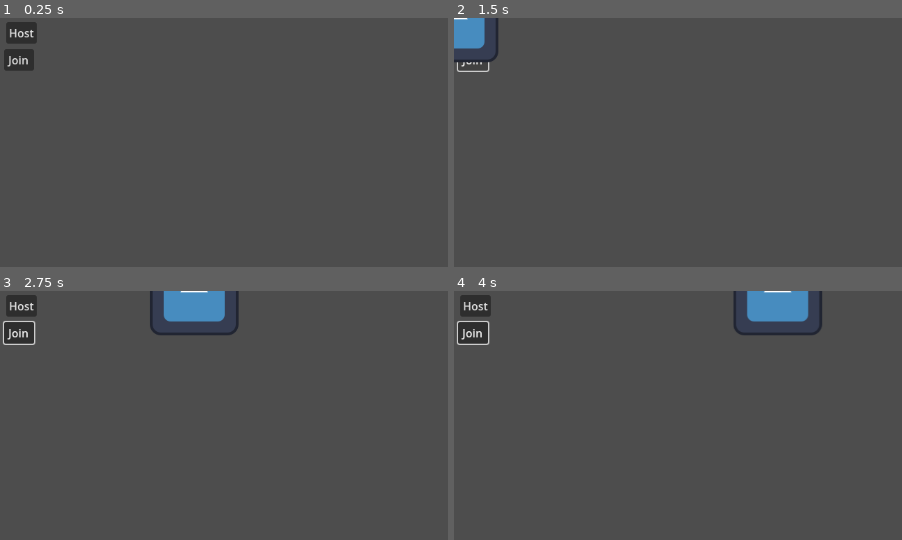
Above: before the commit, frames 1-4 (two rows, left to right).
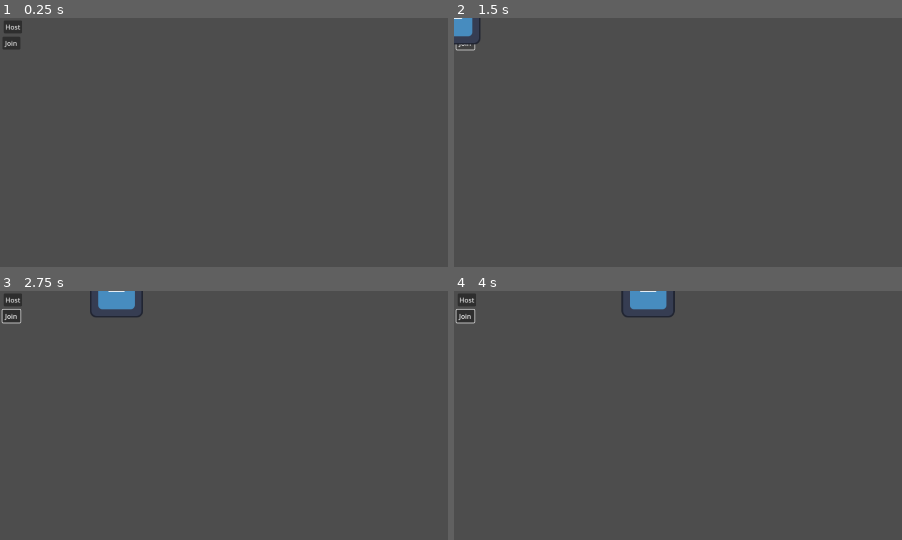
Above: after the commit, the same moments.

Repository: RNGSSB/bubble-tinder
Game: Godot game, scene res://multiplayer_test.tscn
Same seed, same stepped clock (60 frames per second), same inputs: the game is played once before the commit and once after it. The engine's default icon, where the game draws it, is replaced by a stand-in: a white triangle on a blue panel in a dark square.
Inputs (mouse positions are in pixels of both pictures, inside the frame that each line leads up to):
- Up to frame 1 (0.25 s): no input
- Up to frame 2 (1.5 s): click "Host" at 0.5 s; click "Join" at 1.25 s
- Up to frame 3 (2.75 s): move the mouse to (outside the picture) at 2.02 s; hold Right (ui_right) from 2.03 s (still down); hold F from 2.03 s (still down); click (outside the picture) at 2.17 s
- Up to frame 4 (4 s): release Right (ui_right) at 2.75 s; release F at 2.75 s; drag from (695, 537) to (outside the picture) at 2.77 s; move the mouse to (outside the picture) at 3.52 s; hold Right (ui_right) from 3.53 s (still down); hold F from 3.53 s (still down); click (outside the picture) at 3.67 s

The runs differ from the first frame. In frame 1, 1.0% of the frame differs, in the area x 0-9%, y 1-21%; in frame 2, 0.9%; in frame 3, 4.1%; in frame 4, 4.1%, in the area x 0-83%, y 0-22%.

Commit message:
UI starts, buttons and fonts

Diff:
--- /dev/null
+++ b/bubble-tinder/base_ui.tscn
@@ -0,0 +1,251 @@
+[gd_scene load_steps=9 format=3 uid="uid://ba1qnw1tfjmag"]
+
+[ext_resource type="Texture2D" uid="uid://3me3yn4dqued" path="res://ui/mockups/setup.png" id="1_c5ms0"]
+[ext_resource type="Texture2D" uid="uid://u7xychm3oum3" path="res://ui/mockups/match_image.png" id="2_7rlck"]
+[ext_resource type="Theme" uid="uid://c0xwktvuwulf1" path="res://name_panel_theme_UI.tres" id="3_flqtg"]
+[ext_resource type="Theme" uid="uid://ilmfrrwb4kap" path="res://theme_UI.tres" id="4_bm71p"]
+[ext_resource type="Texture2D" uid="uid://b30imwkp8if5x" path="res://ui/imgs/ok_button.png" id="5_ph6eg"]
+[ext_resource type="Script" path="res://ok_button_anim.gd" id="6_1dlkx"]
+[ext_resource type="Texture2D" uid="uid://ddnod1km4ksyk" path="res://ui/imgs/ok_button_pressed.png" id="6_iw2c1"]
+[ext_resource type="Texture2D" uid="uid://cy2gydmd4mo8o" path="res://ui/imgs/ok_button_hover.png" id="7_cfysx"]
+
+[node name="Control" type="Control"]
+layout_mode = 3
+anchors_preset = 15
+anchor_right = 1.0
+anchor_bottom = 1.0
+grow_horizontal = 2
+grow_vertical = 2
+
+[node name="TextureRect" type="TextureRect" parent="."]
+modulate = Color(1, 1, 1, 0.156863)
+layout_mode = 0
+offset_right = 1920.0
+offset_bottom = 1080.0
+texture = ExtResource("1_c5ms0")
+
+[node name="Match Container" type="PanelContainer" parent="."]
+visible = false
+layout_mode = 1
+anchors_preset = 8
+anchor_left = 0.5
+anchor_top = 0.5
+anchor_right = 0.5
+anchor_bottom = 0.5
+offset_left = -391.911
+offset_top = -540.0
+offset_right = 391.911
+offset_bottom = 540.0
+grow_horizontal = 2
+grow_vertical = 2
+
+[node name="Match Picture Container" type="CenterContainer" parent="Match Container"]
+layout_mode = 2
+
+[node name="TextureRect" type="TextureRect" parent="Match Container/Match Picture Container"]
+layout_mode = 2
+texture = ExtResource("2_7rlck")
+expand_mode = 3
+stretch_mode = 3
+
+[node name="Center Column" type="Control" parent="."]
+layout_mode = 1
+anchors_preset = 8
+anchor_left = 0.5
+anchor_top = 0.5
+anchor_right = 0.5
+anchor_bottom = 0.5
+offset_left = -319.0
+offset_top = -540.0
+offset_right = 319.0
+offset_bottom = 540.0
+grow_horizontal = 2
+grow_vertical = 2
+
+[node name="Panel2" type="Panel" parent="Center Column"]
+layout_mode = 1
+anchors_preset = 15
+anchor_right = 1.0
+anchor_bottom = 1.0
+grow_horizontal = 2
+grow_vertical = 2
+
+[node name="Match Picture Contain" type="Control" parent="Center Column"]
+layout_mode = 1
+anchors_preset = 8
+anchor_left = 0.5
+anchor_top = 0.5
+anchor_right = 0.5
+anchor_bottom = 0.5
+offset_left = -270.0
+offset_top = -445.0
+offset_right = 270.0
+offset_bottom = 247.0
+grow_horizontal = 2
+grow_vertical = 2
+
+[node name="Panel" type="Panel" parent="Center Column/Match Picture Contain"]
+layout_mode = 1
+anchors_preset = 15
+anchor_right = 1.0
+anchor_bottom = 1.0
+grow_horizontal = 2
+grow_vertical = 2
+
+[node name="TextureRect" type="TextureRect" parent="Center Column/Match Picture Contain"]
+clip_contents = true
+layout_mode = 1
+anchors_preset = 8
+anchor_left = 0.5
+anchor_top = 0.5
+anchor_right = 0.5
+anchor_bottom = 0.5
+offset_left = -262.0
+offset_top = -361.0
+offset_right = 262.0
+offset_bottom = 361.0
+grow_horizontal = 2
+grow_vertical = 2
+texture = ExtResource("2_7rlck")
+stretch_mode = 6
+
+[node name="Text and Emojis" type="Control" parent="Center Column"]
+layout_mode = 1
+anchors_preset = 8
+anchor_left = 0.5
+anchor_top = 0.5
+anchor_right = 0.5
+anchor_bottom = 0.5
+offset_left = -270.0
+offset_top = 214.0
+offset_right = 270.0
+offset_bottom = 426.0
+grow_horizontal = 2
+grow_vertical = 2
+
+[node name="PanelContainer2" type="PanelContainer" parent="Center Column/Text and Emojis"]
+modulate = Color(0.858824, 0, 0.631373, 1)
+layout_mode = 2
+offset_left = 16.0
+offset_top = 165.0
+offset_right = 556.0
+offset_bottom = 245.0
+grow_horizontal = 2
+grow_vertical = 2
+size_flags_vertical = 3
+size_flags_stretch_ratio = 1.54
+
+[node name="Name Box" type="Panel" parent="Center Column/Text and Emojis"]
+layout_mode = 2
+offset_top = 18.0
+offset_right = 540.0
+offset_bottom = 97.0
+grow_horizontal = 2
+grow_vertical = 2
+size_flags_vertical = 3
+theme = ExtResource("3_flqtg")
+
+[node name="RichTextLabel" type="RichTextLabel" parent="Center Column/Text and Emojis/Name Box"]
+clip_contents = false
+layout_mode = 1
+anchors_preset = 8
+anchor_left = 0.5
+anchor_top = 0.5
+anchor_right = 0.5
+anchor_bottom = 0.5
+offset_left = -263.0
+offset_top = -88.5
+offset_right = 263.0
+offset_bottom = 45.5
+grow_horizontal = 2
+grow_vertical = 2
+size_flags_vertical = 4
+theme = ExtResource("4_bm71p")
+bbcode_enabled = true
+text = "[b]Juanpi, 28"
+fit_content = true
+
+[node name="Panel" type="Panel" parent="."]
+layout_mode = 0
+offset_left = 25.0
+offset_top = 163.0
+offset_right = 494.0
+offset_bottom = 251.0
+theme = ExtResource("3_flqtg")
+
+[node name="RichTextLabel" type="RichTextLabel" parent="Panel"]
+layout_mode = 1
+anchors_preset = 15
+anchor_right = 1.0
+anchor_bottom = 1.0
+offset_left = 12.8023
+offset_top = -40.0512
+offset_right = 96.8022
+offset_bottom = -5.05125
+grow_horizontal = 2
+grow_vertical = 2
+theme = ExtResource("4_bm71p")
+bbcode_enabled = true
+text = "[font_size=120]Jugador 1"
+fit_content = true
+
+[node name="TextureButton2" type="TextureButton" parent="."]
+offset_left = 1500.0
+offset_top = 336.0
+offset_right = 1747.0
+offset_bottom = 596.0
+rotation = 0.490438
+pivot_offset = Vector2(123, 130)
+texture_normal = ExtResource("5_ph6eg")
+texture_pressed = ExtResource("6_iw2c1")
+texture_hover = ExtResource("7_cfysx")
+
+[node name="up down animation" type="Node" parent="TextureButton2"]
+script = ExtResource("6_1dlkx")
+onpress_rotation = 0.4
+
+[node name="TextureButton" type="TextureButton" parent="."]
+layout_mode = 0
+offset_left = 227.0
+offset_top = 353.0
+offset_right = 474.0
+offset_bottom = 613.0
+rotation = -0.352507
+pivot_offset = Vector2(123, 130)
+texture_normal = ExtResource("5_ph6eg")
+texture_pressed = ExtResource("6_iw2c1")
+texture_hover = ExtResource("7_cfysx")
+
+[node name="up down animation" type="Node" parent="TextureButton"]
+script = ExtResource("6_1dlkx")
+onpress_rotation = 0.4
+
+[node name="Panel2" type="Panel" parent="."]
+offset_left = 1425.0
+offset_top = 163.0
+offset_right = 1894.0
+offset_bottom = 251.0
+theme = ExtResource("3_flqtg")
+
+[node name="RichTextLabel" type="RichTextLabel" parent="Panel2"]
+layout_mode = 1
+anchors_preset = 15
+anchor_right = 1.0
+anchor_bottom = 1.0
+offset_left = 12.8023
+offset_top = -40.0512
+offset_right = 96.8022
+offset_bottom = -5.05125
+grow_horizontal = 2
+grow_vertical = 2
+theme = ExtResource("4_bm71p")
+bbcode_enabled = true
+text = "[font_size=120]Jugador 2"
+fit_content = true
+
+[connection signal="mouse_entered" from="TextureButton2" to="TextureButton2/up down animation" method="_on_button_hover_anim"]
+[connection signal="mouse_exited" from="TextureButton2" to="TextureButton2/up down animation" method="_on_button_unhover_anim"]
+[connection signal="pressed" from="TextureButton2" to="TextureButton2/up down animation" method="_on_button_press_anim"]
+[connection signal="mouse_entered" from="TextureButton" to="TextureButton/up down animation" method="_on_button_hover_anim"]
+[connection signal="mouse_exited" from="TextureButton" to="TextureButton/up down animation" method="_on_button_unhover_anim"]
+[connection signal="pressed" from="TextureButton" to="TextureButton/up down animation" method="_on_button_press_anim"]
--- a/bubble-tinder/multiplayer_test.gd
+++ b/bubble-tinder/multiplayer_test.gd
@@ -5,7 +5,7 @@
 
 
 func _on_host_pressed():
-	peer.create_server(51858)
+	peer.create_server(80)
 	multiplayer.multiplayer_peer = peer
 	multiplayer.peer_connected.connect(_add_player)
 	_add_player()
@@ -17,5 +17,5 @@
 
 
 func _on_join_pressed():
-	peer.create_client("127.0.0.1", 51858)
+	peer.create_client("169.254.127.65", 80)
 	multiplayer.multiplayer_peer = peer
--- /dev/null
+++ b/bubble-tinder/name_panel_theme_UI.tres
@@ -0,0 +1,15 @@
+[gd_resource type="Theme" load_steps=3 format=3 uid="uid://c0xwktvuwulf1"]
+
+[sub_resource type="StyleBoxFlat" id="StyleBoxFlat_8dhlt"]
+bg_color = Color(0, 0, 0, 1)
+skew = Vector2(0.54, 0)
+
+[sub_resource type="StyleBoxFlat" id="StyleBoxFlat_61jtt"]
+content_margin_left = 14.0
+bg_color = Color(0, 0, 0, 1)
+skew = Vector2(0.465, 0)
+border_color = Color(0.814674, 4.13924e-06, 0.508609, 1)
+
+[resource]
+Panel/styles/panel = SubResource("StyleBoxFlat_8dhlt")
+PanelContainer/styles/panel = SubResource("StyleBoxFlat_61jtt")
--- /dev/null
+++ b/bubble-tinder/ok_button_anim.gd
@@ -0,0 +1,30 @@
+extends Node
+
+@export var onpress_rotation = -0.4
+
+# Called when the node enters the scene tree for the first time.
+func _ready() -> void:
+	_start_tween()
+
+func _start_tween():
+	var t = create_tween().set_loops()
+	t.tween_property(get_parent(), "position:y", -15, 1).set_trans(Tween.TRANS_SINE).as_relative()
+	t.tween_property(get_parent(), "position:y", 15, 1).set_trans(Tween.TRANS_SINE).as_relative()
+
+func _on_button_hover_anim():
+	var t = create_tween()
+	t.tween_property(get_parent(), "scale", Vector2(1.05, 1.05), 0.1).set_trans(Tween.TRANS_BOUNCE).set_ease(Tween.EASE_OUT)
+func _on_button_unhover_anim():
+	var t = create_tween()
+	t.tween_property(get_parent(), "scale", Vector2(1.0, 1.0), 0.1).set_trans(Tween.TRANS_BOUNCE).set_ease(Tween.EASE_OUT)
+
+
+func _on_button_press_anim():
+	var t = create_tween()
+	t.tween_property(get_parent(), "scale", Vector2(1.2, 1.2), 0.1).set_trans(Tween.TRANS_BACK).set_ease(Tween.EASE_OUT)
+	t.set_parallel()
+	t.tween_property(get_parent(), "rotation", onpress_rotation, 0.2).set_trans(Tween.TRANS_CIRC).set_ease(Tween.EASE_OUT).as_relative()
+
+# Called every frame. 'delta' is the elapsed time since the previous frame.
+func _process(delta: float) -> void:
+	pass
--- a/bubble-tinder/project.godot
+++ b/bubble-tinder/project.godot
@@ -15,6 +15,11 @@
 config/features=PackedStringArray("4.3", "Forward Plus")
 config/icon="res://icon.svg"
 
+[display]
+
+window/size/viewport_width=1920
+window/size/viewport_height=1080
+
 [dotnet]
 
 project/assembly_name="bubble-tinder"
--- /dev/null
+++ b/bubble-tinder/theme_UI.tres
@@ -0,0 +1,23 @@
+[gd_resource type="Theme" load_steps=4 format=3 uid="uid://ilmfrrwb4kap"]
+
+[ext_resource type="FontFile" uid="uid://osy3lswlqjww" path="res://ui/fonts/Coolvetica Rg.otf" id="1_jwo4i"]
+
+[sub_resource type="FontVariation" id="FontVariation_ytfpp"]
+base_font = ExtResource("1_jwo4i")
+variation_embolden = 0.28
+spacing_glyph = -3
+
+[sub_resource type="FontVariation" id="FontVariation_o3xkh"]
+base_font = ExtResource("1_jwo4i")
+variation_embolden = 0.2
+spacing_glyph = -3
+
+[resource]
+RichTextLabel/constants/line_separation = 2
+RichTextLabel/constants/outline_size = 23
+RichTextLabel/constants/table_v_separation = -3
+RichTextLabel/constants/text_highlight_v_padding = -2
+RichTextLabel/font_sizes/bold_font_size = 109
+RichTextLabel/font_sizes/normal_font_size = 60
+RichTextLabel/fonts/bold_font = SubResource("FontVariation_ytfpp")
+RichTextLabel/fonts/normal_font = SubResource("FontVariation_o3xkh")
Binary file added: bubble-tinder/ui/fonts/Coolvetica Hv Comp.otf
Not shown, added: bubble-tinder/ui/fonts/Coolvetica Hv Comp.otf.import
Binary file added: bubble-tinder/ui/fonts/Coolvetica Rg Cond.otf
Not shown, added: bubble-tinder/ui/fonts/Coolvetica Rg Cond.otf.import
Binary file added: bubble-tinder/ui/fonts/Coolvetica Rg Cram.otf
Not shown, added: bubble-tinder/ui/fonts/Coolvetica Rg Cram.otf.import
Binary file added: bubble-tinder/ui/fonts/Coolvetica Rg It.otf
Not shown, added: bubble-tinder/ui/fonts/Coolvetica Rg It.otf.import
Binary file added: bubble-tinder/ui/fonts/Coolvetica Rg.otf
Not shown, added: bubble-tinder/ui/fonts/Coolvetica Rg.otf.import
Binary file added: bubble-tinder/ui/fonts/Popboy.ttf
Not shown, added: bubble-tinder/ui/fonts/Popboy.ttf.import
(and 14 more such lines)
